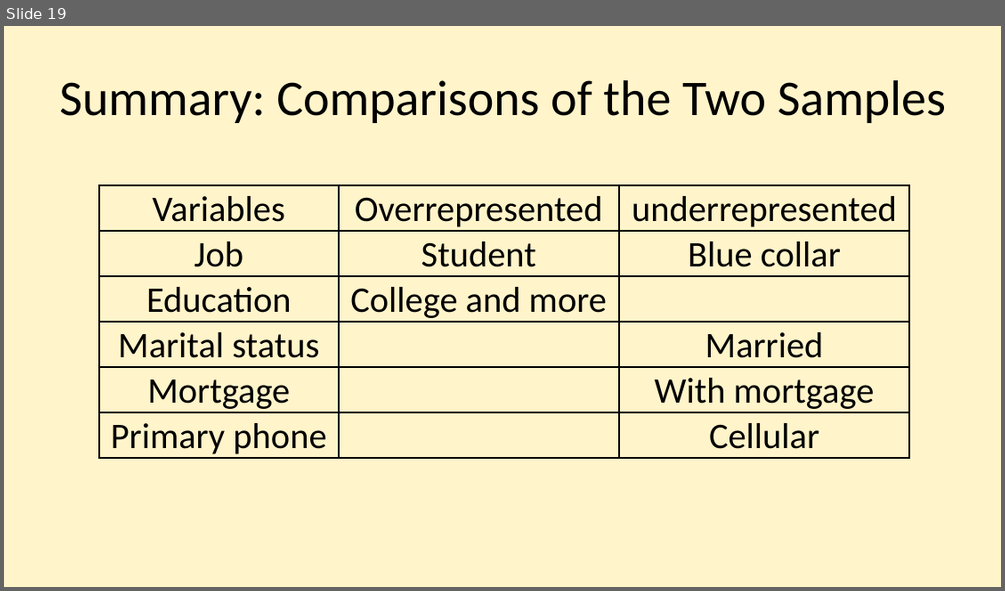
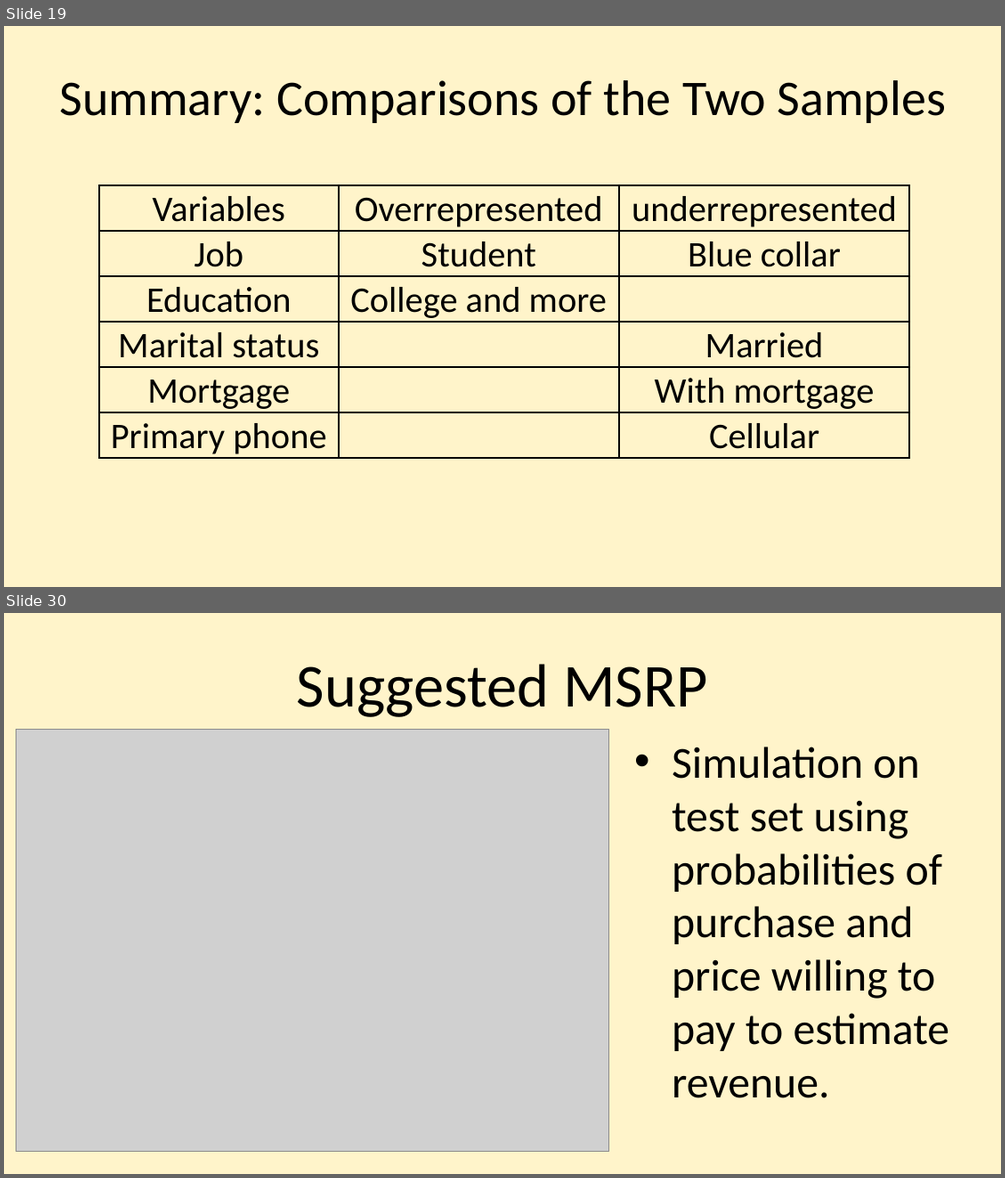
Before and after one commit to njmobley/Practicum-2, a slide deck: Practicum 2 presentation Nijia.pptx. Shown one above the other, each under a label of ours: slide 19 before the commit, slides 19 and 30 after it; the slides between them are not shown. The pictures are 1005x591 and 1005x1178 pixels, drawn with LibreOffice and Linux fonts; fonts in the diff are those of the drawing; grey boxes stand for pictures. Boxes give left, top, right and bottom in pixels: in the first picture for what was removed or moved away, otherwise in the second. Text is boxed around its words. In the diff, an @@ line names an element or a change of style, - is before the commit and + after.

```diff
--- a/Practicum 2 presentation Nijia.pptx
+++ b/Practicum 2 presentation Nijia.pptx
@@ slide 30 added at (4, 613, 1001, 1174), background #FFF4CA @@
@@ title added at (297, 664, 707, 717), 44 pt, text #000000 @@
+Suggested MSRP
@@ picture added at (16, 729, 608, 1151) @@
@@ text added at (672, 747, 949, 1098), 32 pt, text #000000 @@
+• Simulation on test set using probabilities of purchase and price willing to pay to estimate revenue.
```
Also in this commit, not shown: 11 other slides added.
